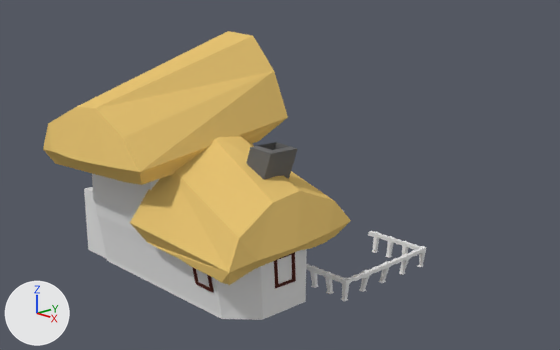
A saved change to the Blender file UnityProject/Assets/mesh/items/ bigger housE2.blend.
Before and after are seen from a camera (50 mm lens) standing at (19.0, -16.7, 13.4) and looking at (-1.5, 2.9, 5.4). Arrows for +X, +Y and +Z are at lower left; the lights stay in place.

The first picture shows 'Cube.001', 'Cube.005', 'Cube.006', 'door and windows', 'roof', 'roof.001', 'walls'.
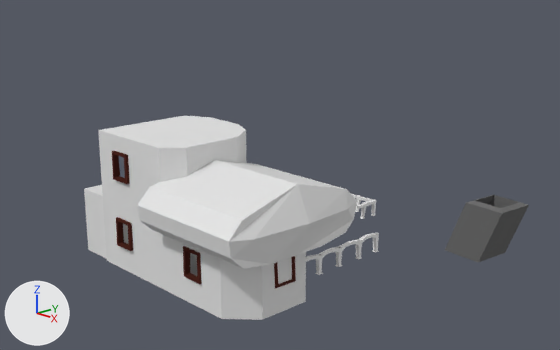
Location of each change, (x1, y1, x2, y2) in pixels of the pictures (560 x 350 px; the box of a moved part takes in the faces that stretch with it):
'roof.001', deleted
    before: (43, 31, 288, 185)
'walls', reshaped
    before: (92, 174, 307, 320)
    after: (98, 116, 306, 320)
'roof', deleted
    before: (130, 136, 351, 285)
'Cube.007', added
    after: (137, 160, 357, 269)
'Cube.001', moved
    before: (246, 142, 297, 180)
    after: (445, 195, 529, 262)
'Cube.006', reshaped
    before: (306, 211, 426, 301)
    after: (306, 194, 379, 275)
part 1 of me_plane, moved or reshaped
    before: (92, 174, 307, 316)
    after: (98, 116, 306, 316)
part 2 of me_cube_009, moved or reshaped (not visible before)
    after: (352, 194, 376, 219)
part 3 of me_cube_009, added
    after: (306, 232, 379, 275)
part 4 of me_cube_009, deleted
    before: (306, 231, 426, 301)
part 5 of me_cube_001, added
    after: (112, 151, 130, 184)
part 6 of me_cube_001, moved or reshaped (not visible before)
    after: (116, 217, 133, 251)
part 7 of me_cube_001, moved or reshaped
    before: (192, 267, 214, 292)
    after: (183, 246, 202, 284)

Diff of the bpy script that builds the scene:
```diff
--- a/UnityProject/Assets/mesh/items/ bigger housE2.blend.py
+++ b/UnityProject/Assets/mesh/items/ bigger housE2.blend.py
@@ me_plane @@
 # used by ob_walls; location = (-0.33, -0.38, 2.17); scale = (3.23, 2.0, 2.0)
-me_plane.from_pydata(...)  # 179 vertices, 132 faces, 2 loose edges; spans x -1.72..0.73, y -1.07..2.34, z -0.06..2.51
+me_plane.from_pydata(...)  # 182 vertices, 122 faces, 2 loose edges; spans x -1.72..0.73, y -0.87..2.34, z -0.06..2.51
+# me_plane part 1
+# 30 vertices are removed from x -1.72..0.43, y -1.07..1.36, z 0.23..2.51
+# 41 faces are deleted
+# 1 loose edge is deleted
+# 9 vertices in x -1.72..0.43, y 1.03..2.28, z 0.44..0.45 move by (0.0, 0.0, -0.01)
+# 3 vertices in x -0.42, y 0.99..1.01, z -0.06..0.15 move by (-0.06, 0.0, 0.0)
+# 3 vertices in x -1.35..-0.24, y -0.87..1.01, z -0.06..0.15 move by (-0.03, 0.0, 0.0)
+# 3 vertices in x -1.72..-0.54, y -1.07, z 1.22..2.51 move by (0.0, 0.2, 0.0)
+# 27 vertices move from x -1.38..0.73, y -1.07..1.1, z -0.06..2.51 to x -1.4..0.73, y -0.87..1.1, z -0.06..2.51
+# 27 vertices are added at x -1.72..0.43, y -0.87..1.36, z -0.06..2.51
+# 6 new vertices lie (0.24, 0.0, 0.0) away from vertices in x -1.38..-0.14, y -0.87..1.36, z 0.42..2.51
+# 1 loose edge is added
+# 31 new faces join them
 me_plane.materials.append(mat_material_002)
@@ me_cube_009 @@
 # used by ob_cube_006; location = (-6.05, 7.11, 3.24); scale = (0.213, 0.213, 0.213)
-me_cube_009.from_pydata(...)  # 678 vertices, 598 faces; spans x 0.4..43.1, y -25.8..1.0, z -5.3..-1.3
+me_cube_009.from_pydata(...)  # 425 vertices, 376 faces; spans x 0.4..32.0, y -25.2..11.2, z -5.7..-1.6
+# me_cube_009 part 2: the loose piece of 275 vertices spanning x 0.4..18.7, y -5.2..1.0, z -5.3..-1.6 is moved by (0.0, 10.2, 0.0)
+# me_cube_009 part 3: a new loose piece of 150 vertices spanning x 31.0..32.0, y -25.2..-4.0, z -5.7..-1.8
+# me_cube_009 part 4: 403 vertices removed from x 30.6..43.1, y -25.8..-4.6, z -5.3..-1.3
@@ me_cube_001 @@
 # used by ob_door_and_windows; location = (-0.33, 3.14, 2.12); rotation_euler = (0.0, 0.0, 0.0557), in degrees (0, 0, 3.2); scale = (0.862, 0.862, 0.862)
-me_cube_001.from_pydata(...)  # 276 vertices, 270 faces; spans x -6.91..2.61, y -6.56..1.63, z -0.13..5.49
+me_cube_001.from_pydata(...)  # 308 vertices, 303 faces; spans x -6.91..2.61, y -6.22..1.63, z -0.13..5.49
+# me_cube_001 part 5: a new loose piece of 32 vertices spanning x -5.64..-4.57, y -6.0..-5.67, z 3.97..5.21, in mat_material_001 (dark red #502820)
+# me_cube_001 part 6: 20 vertices moved from x -6.52..-6.08, y -4.36..-3.41, z 1.0..2.26 to x -5.63..-4.69, y -5.96..-5.67, z 1.01..2.25; 12 vertices removed from x -6.45..-6.03, y -3.43..-3.28, z 1.0..2.26; 12 vertices added at x -4.71..-4.57, y -6.0..-5.74, z 1.01..2.25
+# me_cube_001 part 7: 32 vertices moved from x -0.09..1.02, y -6.56..-6.08, z 0.97..2.24 to x -0.93..0.12, y -6.22..-5.87, z 0.97..2.24
 me_cube_001.materials.append(mat_material_001)
@@ ob_roof_001 @@
-ob_roof_001 = bpy.data.objects.new('roof.001', me_cube_006)
@@ ob_roof @@
-ob_roof = bpy.data.objects.new('roof', me_cube)
@@ ob_cube_001 @@
 ob_cube_001 = bpy.data.objects.new('Cube.001', me_cube_004)
-ob_cube_001.location = (0.5, 0.9, 7.61)
+ob_cube_001.location = (8.64, 0.9, 7.61)
 ob_cube_001.rotation_euler = (0.0, 0.0, -3.241)  # degrees (0, 0, -186)
@@ ob_cube_007 @@
+ob_cube_007 = bpy.data.objects.new('Cube.007', me_cube_1)  # 36 vertices, 28 faces; spans x 1.0..6.3, y -0.91..4.77, z -5.43..-3.08
+ob_cube_007.location = (-3.17, -2.12, 9.61)
```
